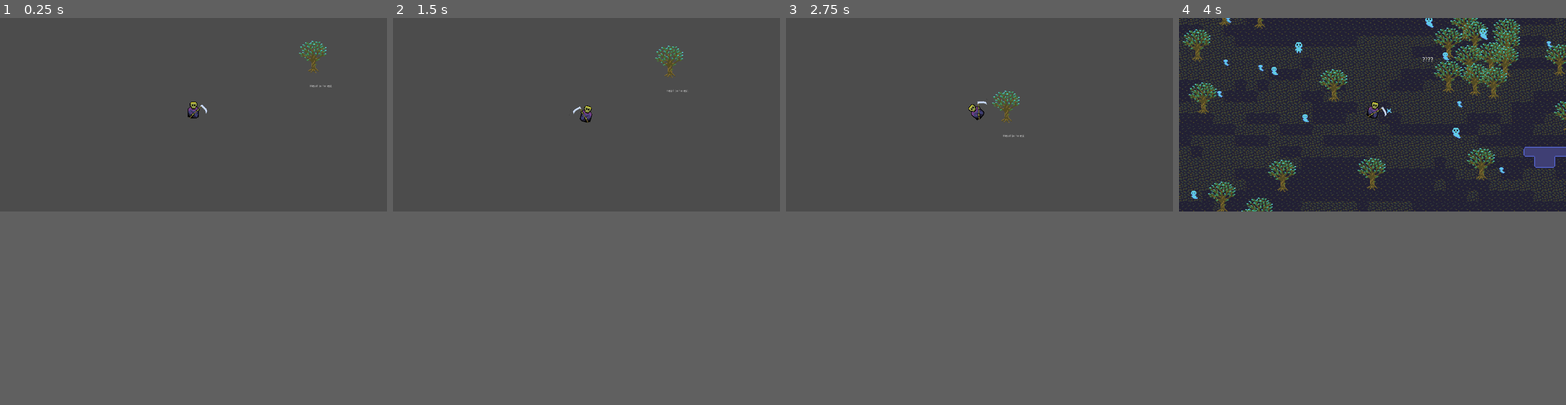
Above: before the commit, frames 1-4 (left to right).
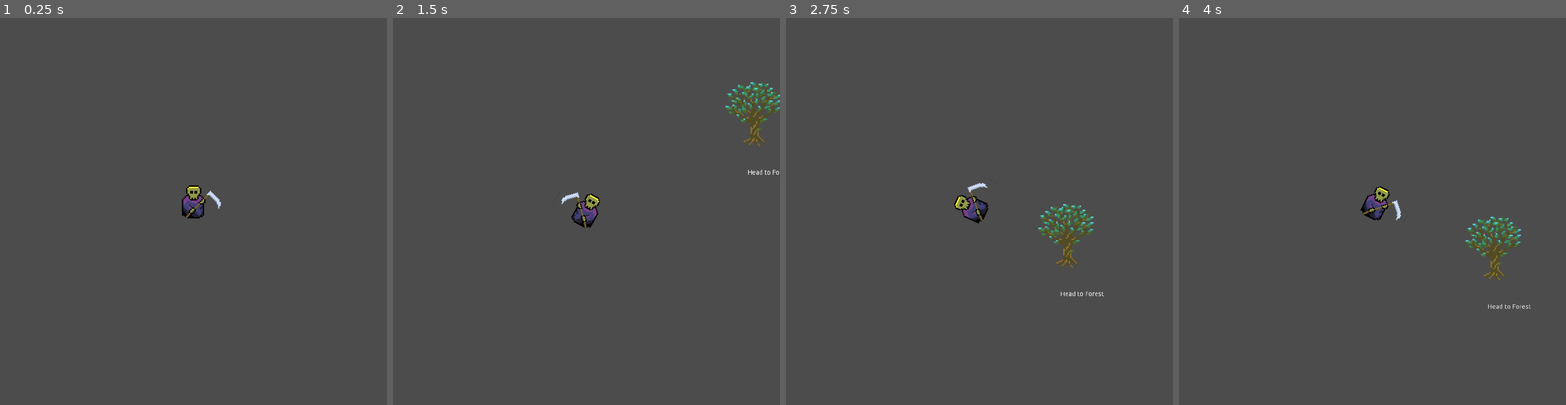
Above: after the commit, the same moments.

Repository: Tinsuit/GrimHarvester
Game: Godot game, scene res://World.tscn
Same seed, same stepped clock (60 frames per second), same inputs: the game is played once before the commit and once after it.
Inputs (mouse positions are in pixels of both pictures, inside the frame that each line leads up to):
- Up to frame 1 (0.25 s): no input
- Up to frame 2 (1.5 s): tap Enter at 0.5 s; move the mouse to (671, 103) at 0.52 s; click (671, 103) at 0.67 s; drag from (509, 126) to (667, 76) at 1.27 s
- Up to frame 3 (2.75 s): move the mouse to (1018, 72) at 2.02 s; click (1018, 72) at 2.17 s
- Up to frame 4 (4 s): drag from (1353, 153) to (1256, 87) at 2.77 s; move the mouse to (1488, 141) at 3.52 s; click (1488, 141) at 3.67 s
The window is 800x400 before the commit and 800x800 after it. Grey fills any space a smaller window leaves; there, only what the larger window draws over its background counts as a difference.

The runs differ from the first frame. In frame 1, 0.8% of the frame differs, in the area x 47-86%, y 5-52%; in frame 2, 1.7%; in frame 3, 1.7%; in frame 4, 51%, in the area x 0-100%, y 0-76%.

Commit message:
undo resolution change

Diff:
--- a/project/project.godot
+++ b/project/project.godot
@@ -16,7 +16,7 @@
 
 [display]
 
-window/size/width=1680
+window/size/width=840
 window/size/height=840
 window/stretch/mode="2d"
 window/stretch/aspect="expand"
Not shown, changed: index.pck
